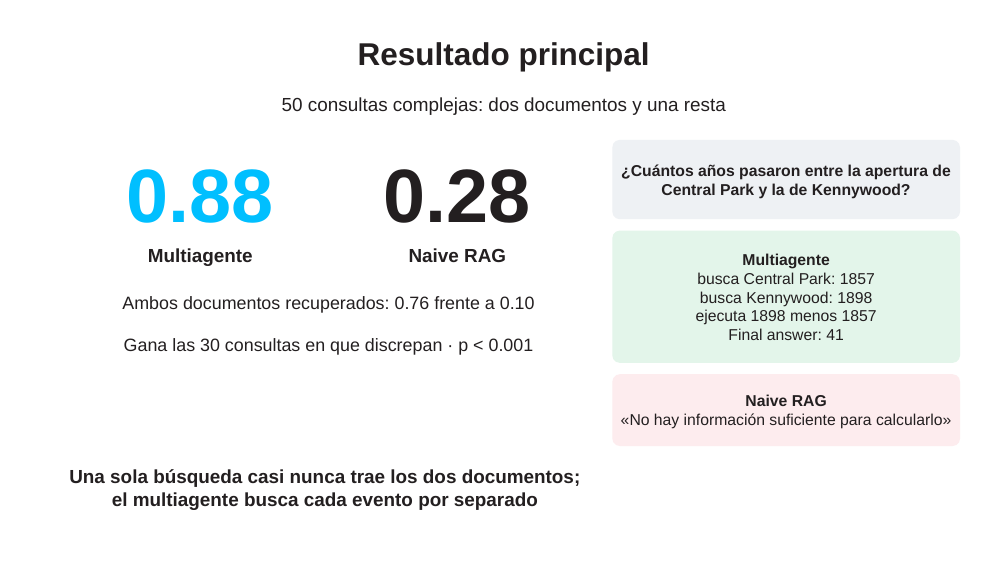
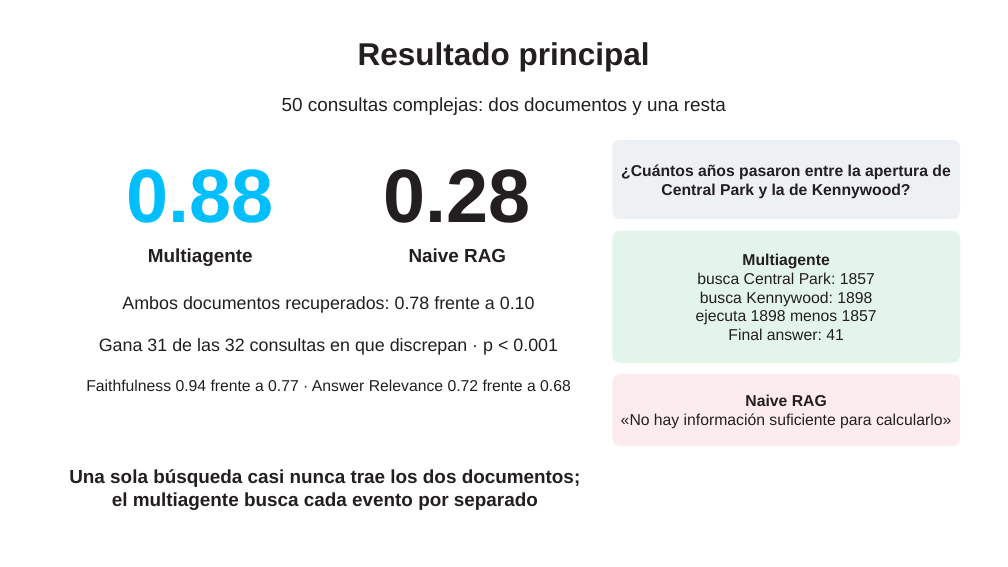
Before and after one commit to ricardoamiel/auditor-react, a slide deck: slide 9 of presentacion/Presentacion_Auditor_ReAct_corta_sin_pasos.pptx. Drawn at 1008x567 pixels with LibreOffice and Linux fonts; fonts in the diff are those of the drawing; background and template pictures are left out. Boxes give left, top, right and bottom in pixels: in the first picture for what was removed or moved away, otherwise in the second. Text is boxed around its words. In the diff, an @@ line names an element or a change of style, - is before the commit and + after.

Commit message:
Redactor que cita la evidencia: mejores métricas RAGAS en las consultas complejas

```diff
--- a/presentacion/Presentacion_Auditor_ReAct_corta_sin_pasos.pptx
+++ b/presentacion/Presentacion_Auditor_ReAct_corta_sin_pasos.pptx
@@ text at [122,296,535,313]: text changed @@
-Ambos documentos recuperados: 0.76 frente a 0.10
+Ambos documentos recuperados: 0.78 frente a 0.10
@@ text at [99,338,558,355]: text changed @@
-Gana las 30 consultas en que discrepan · p < 0.001
+Gana 31 de las 32 consultas en que discrepan · p < 0.001
@@ text added at [86,379,571,391], 15 pt, text #231F20 @@
+Faithfulness 0.94 frente a 0.77 · Answer Relevance 0.72 frente a 0.68
```
Also in this commit, not shown: 3 other slides changed, 35 other files.
